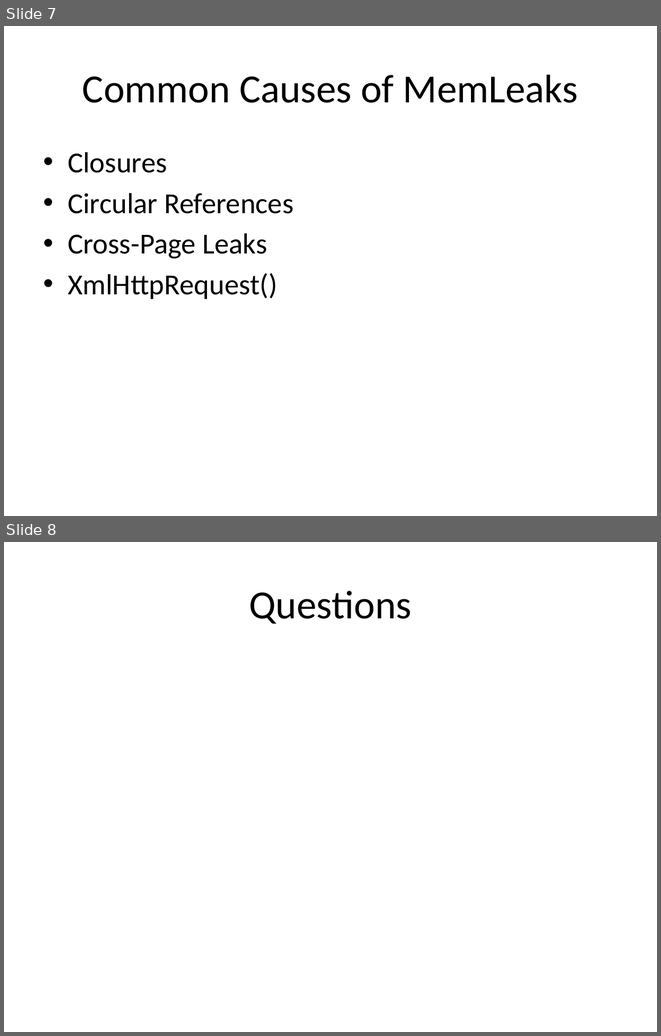
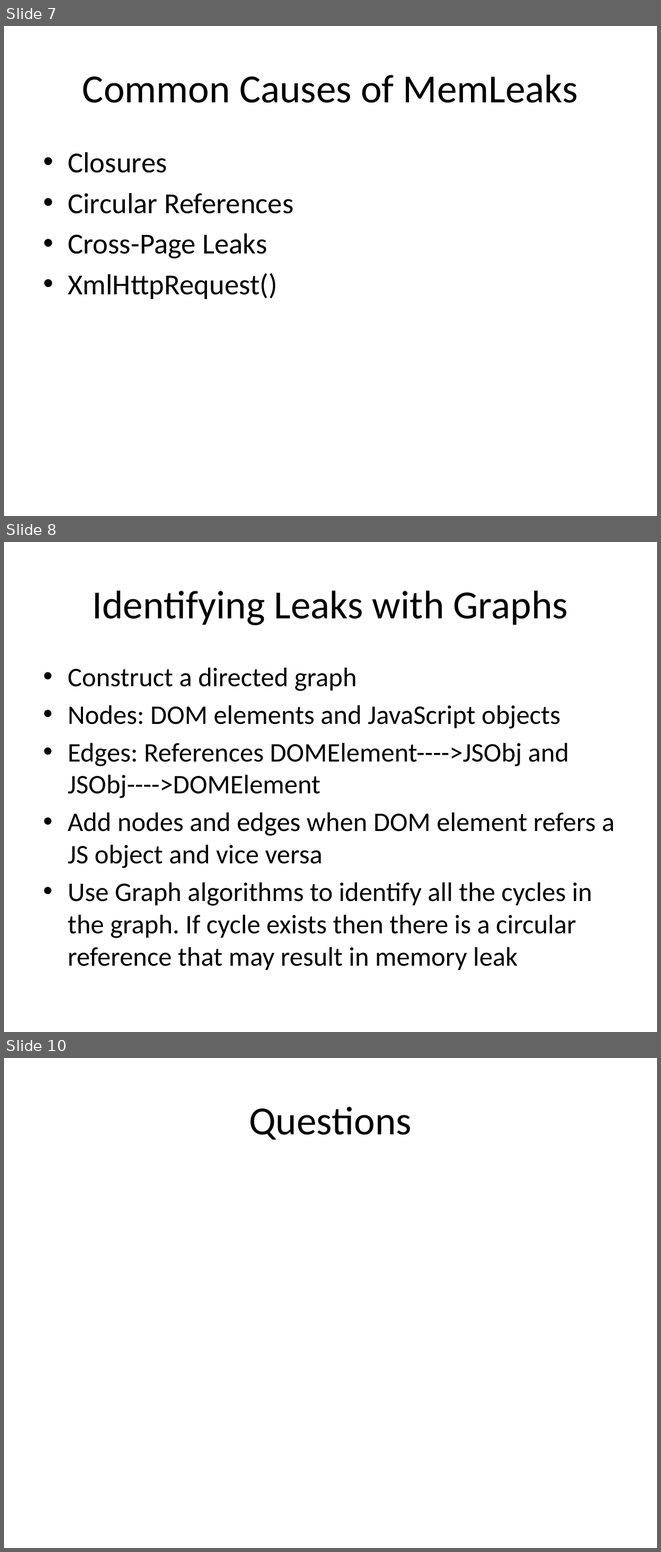
Before and after one commit to pbl2108/E6121_FinalProject, a slide deck: javascriptSlideshow.pptx. Shown one above the other, each under a label of ours: slides 7 and 8 before the commit, slides 7, 8 and 10 after it; the slides between them are not shown. The pictures are 661x1036 and 661x1552 pixels, drawn with LibreOffice and Linux fonts; fonts in the diff are those of the drawing. Boxes give left, top, right and bottom in pixels: in the first picture for what was removed or moved away, otherwise in the second. Text is boxed around its words. In the diff, an @@ line names an element or a change of style, - is before the commit and + after.

```diff
--- a/javascriptSlideshow.pptx
+++ b/javascriptSlideshow.pptx
@@ slide 8 added at bbox=[4, 542, 657, 1032], background #FFFFFF @@
@@ title added at bbox=[92, 590, 568, 625], 44 pt, text #000000 @@
+Identifying Leaks with Graphs
@@ text added at bbox=[68, 668, 615, 970], 29.6 pt, text #000000 @@
+• Construct a directed graph
+• Nodes: DOM elements and JavaScript objects
+• Edges: References DOMElement---->JSObj and JSObj---->DOMElement
+• Add nodes and edges when DOM element refers a JS object and vice versa
+• Use Graph algorithms to identify all the cycles in the graph. If cycle exists then there is a circular reference that may result in memory leak
@@ what was slide 8 is now slide 10 @@
```
Also in this commit, not shown: 1 other slide added.
